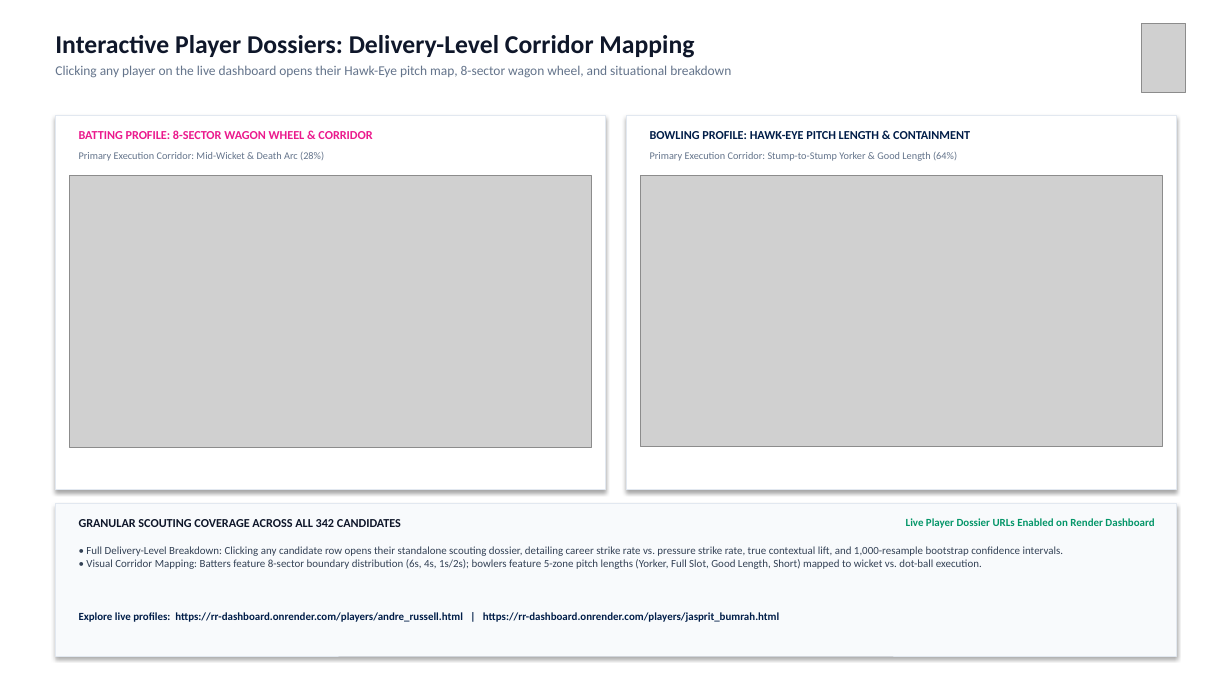
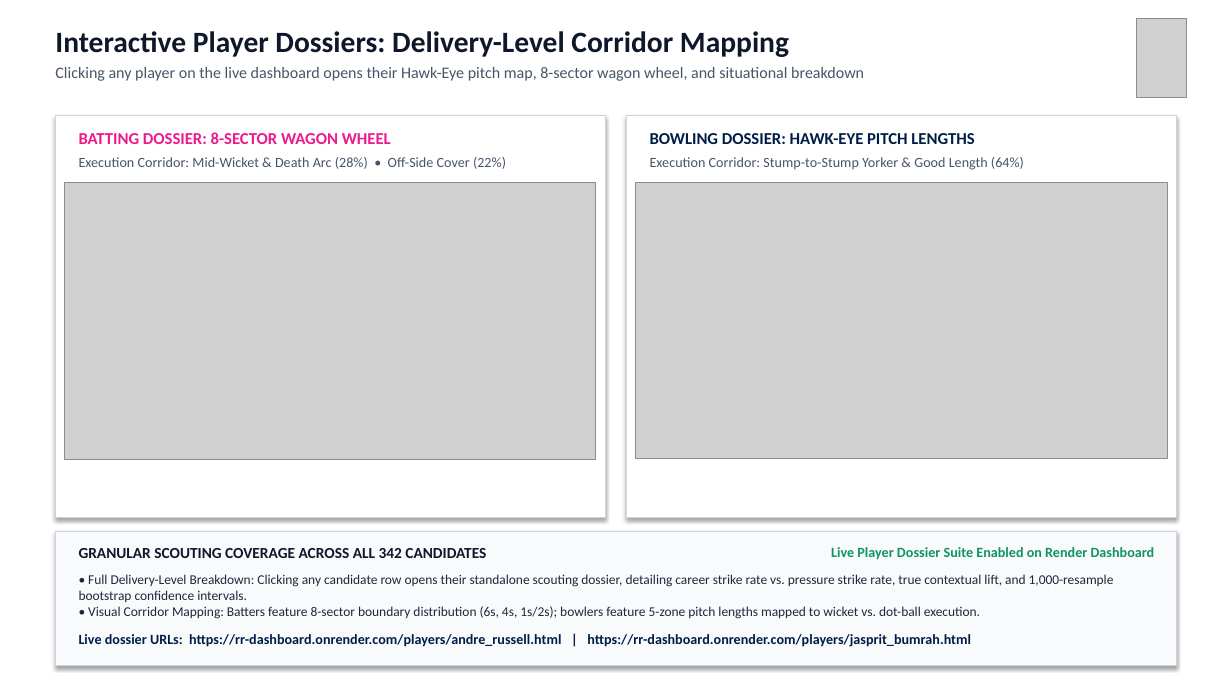
Before and after one commit to Ketanrawat2004/RR-Dashboard, a slide deck: slide 6 of pressure_output/RR_SupeRR_Selector_Season2_Ketan_Rawat.pptx. Drawn at 1232x693 pixels with LibreOffice and Linux fonts; fonts in the diff are those of the drawing; grey boxes stand for pictures. Boxes give left, top, right and bottom in pixels: in the first picture for what was removed or moved away, otherwise in the second. Text is boxed around its words. In the diff, an @@ line names an element or a change of style, - is before the commit and + after.

Commit message:
feat(presentation): complete overhaul with large high-contrast fonts, full-bleed images, and harmonized bowler KPI

```diff
--- a/pressure_output/RR_SupeRR_Selector_Season2_Ketan_Rawat.pptx
+++ b/pressure_output/RR_SupeRR_Selector_Season2_Ketan_Rawat.pptx
@@ text "Interactive Player Dossiers: Delivery-Level Corridor ..." at <box>55,31,864,81</box>: size 20 to 23 pt in "Interactive Player Dossiers: Delivery-Level Corridor Mapping"; size 10.5 to 12.5 pt, text colour #64748B to #475569 in "Clicking any player on the live dashboard ..." @@
@@ picture: place and size @@
-picture at <box>1141,23,1186,92</box>
+picture at <box>1137,18,1187,97</box>
@@ rectangle: place and size @@
-rectangle at <box>55,116,605,490</box>
+rectangle at <box>55,116,605,518</box>
@@ rectangle: place and size @@
-rectangle at <box>627,116,1177,490</box>
+rectangle at <box>627,116,1177,518</box>
@@ text at <box>79,132,391,144</box>: text changed; size 9.5 to 13 pt @@
-BATTING PROFILE: 8-SECTOR WAGON WHEEL & CORRIDOR
+BATTING DOSSIER: 8-SECTOR WAGON WHEEL
@@ text at <box>650,133,974,144</box>: text changed; size 9.5 to 13 pt @@
-BOWLING PROFILE: HAWK-EYE PITCH LENGTH & CONTAINMENT
+BOWLING DOSSIER: HAWK-EYE PITCH LENGTHS
@@ text at <box>79,157,506,169</box>: text changed; size 8 to 11 pt; text colour #64748B to #475569 @@
-Primary Execution Corridor: Mid-Wicket & Death Arc (28%)
+Execution Corridor: Mid-Wicket & Death Arc (28%) • Off-Side Cover (22%)
@@ text at <box>650,157,1024,170</box>: text changed; size 8 to 11 pt; text colour #64748B to #475569 @@
-Primary Execution Corridor: Stump-to-Stump Yorker & Good Length (64%)
+Execution Corridor: Stump-to-Stump Yorker & Good Length (64%)
@@ picture: place and size @@
-picture at <box>69,176,592,447</box>
+picture at <box>65,183,596,459</box>
@@ picture: place and size @@
-picture at <box>640,176,1163,447</box>
+picture at <box>636,183,1167,459</box>
@@ outline #E2E8F0 0.75 pt to #CBD5E1 1 pt in 3 elements at <box>55,116,605,518</box>, <box>627,116,1177,518</box>, <box>55,531,1177,665</box> @@
@@ rectangle: place and size @@
-rectangle at <box>55,504,1177,656</box>
+rectangle at <box>55,531,1177,665</box>
@@ text "GRANULAR SCOUTING COVERAGE ACROSS ALL ...": place and size @@
-text "GRANULAR SCOUTING COVERAGE ACROSS ALL ..." at <box>79,519,401,527</box>
+text "GRANULAR SCOUTING COVERAGE ACROSS ALL ..." at <box>79,548,486,558</box>
@@ text "GRANULAR SCOUTING COVERAGE ACROSS ALL ..." at <box>79,548,486,558</box>: size 9.5 to 12 pt @@
@@ text at <box>831,547,1155,560</box>: text changed; size 8.5 to 11 pt; text colour #059669 to #10955D @@
-Live Player Dossier URLs Enabled on Render Dashboard
+Live Player Dossier Suite Enabled on Render Dashboard
@@ text at <box>79,574,1114,619</box>: text changed; size 8.5 to 10.5 pt; text colour #334155 to #1E293B @@
-• Full Delivery-Level Breakdown: Clicking any candidate row opens their standalone scouting dossier, detailing career strike rate vs. pressure strike rate, true contextual lift, and 1,000-resample bootstrap confidence intervals.
-• Visual Corridor Mapping: Batters feature 8-sector boundary distribution (6s, 4s, 1s/2s); bowlers feature 5-zone pitch lengths (Yorker, Full Slot, Good Length, Short) mapped to wicket vs. dot-ball execution.
+• Full Delivery-Level Breakdown: Clicking any candidate row opens their standalone scouting dossier, detailing career strike rate vs. pressure strike rate, true contextual lift, and 1,000-resample bootstrap confidence intervals.
+• Visual Corridor Mapping: Batters feature 8-sector boundary distribution (6s, 4s, 1s/2s); bowlers feature 5-zone pitch lengths mapped to wicket vs. dot-ball execution.
@@ text at <box>79,634,971,647</box>: text changed; size 8.5 to 11 pt @@
-Explore live profiles: https://rr-dashboard.onrender.com/players/andre_russell.html | https://rr-dashboard.onrender.com/players/jasprit_bumrah.html
+Live dossier URLs: https://rr-dashboard.onrender.com/players/andre_russell.html | https://rr-dashboard.onrender.com/players/jasprit_bumrah.html
```
Also in this commit, not shown: 12 other slides changed, 5 other files.
